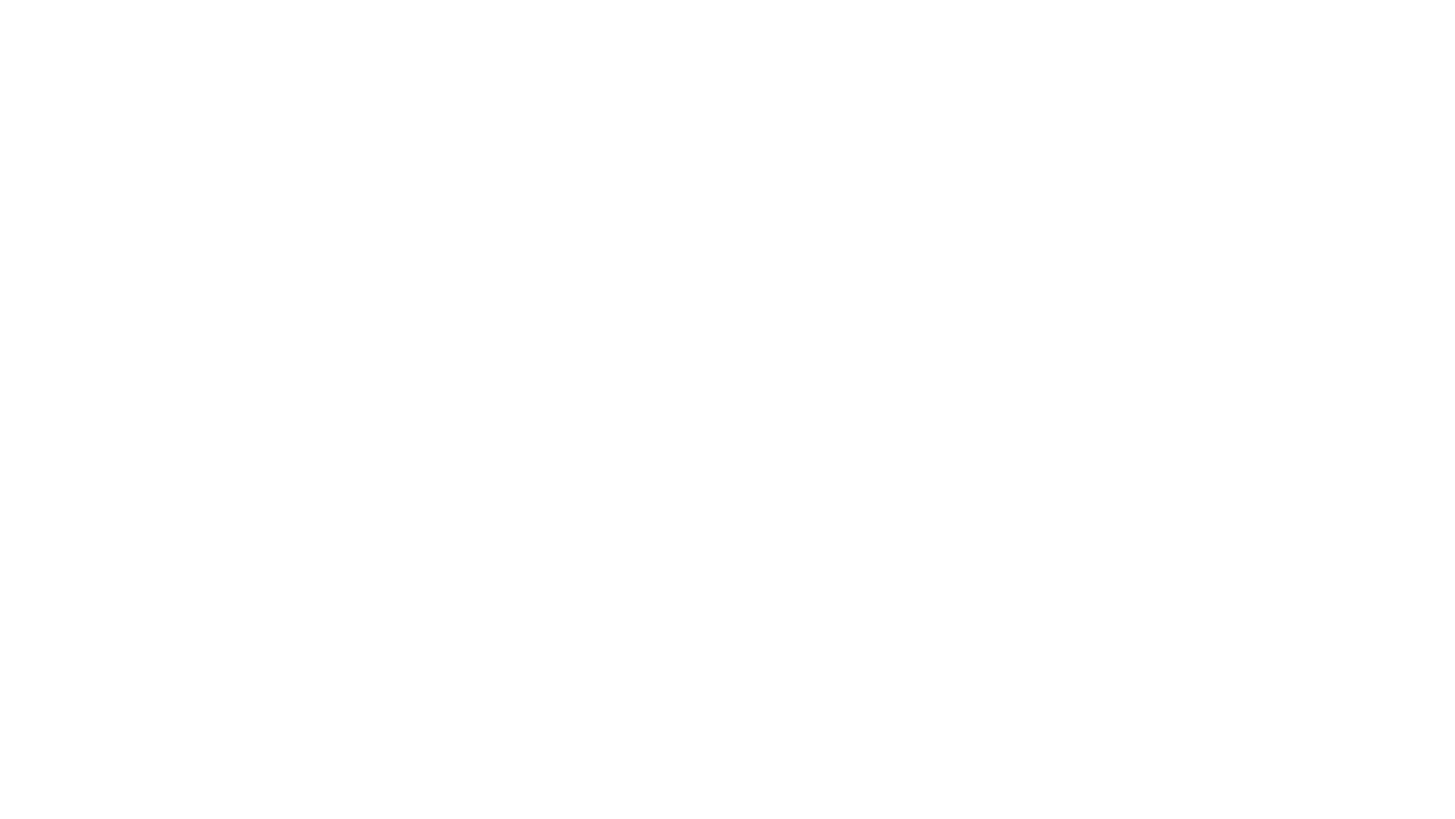
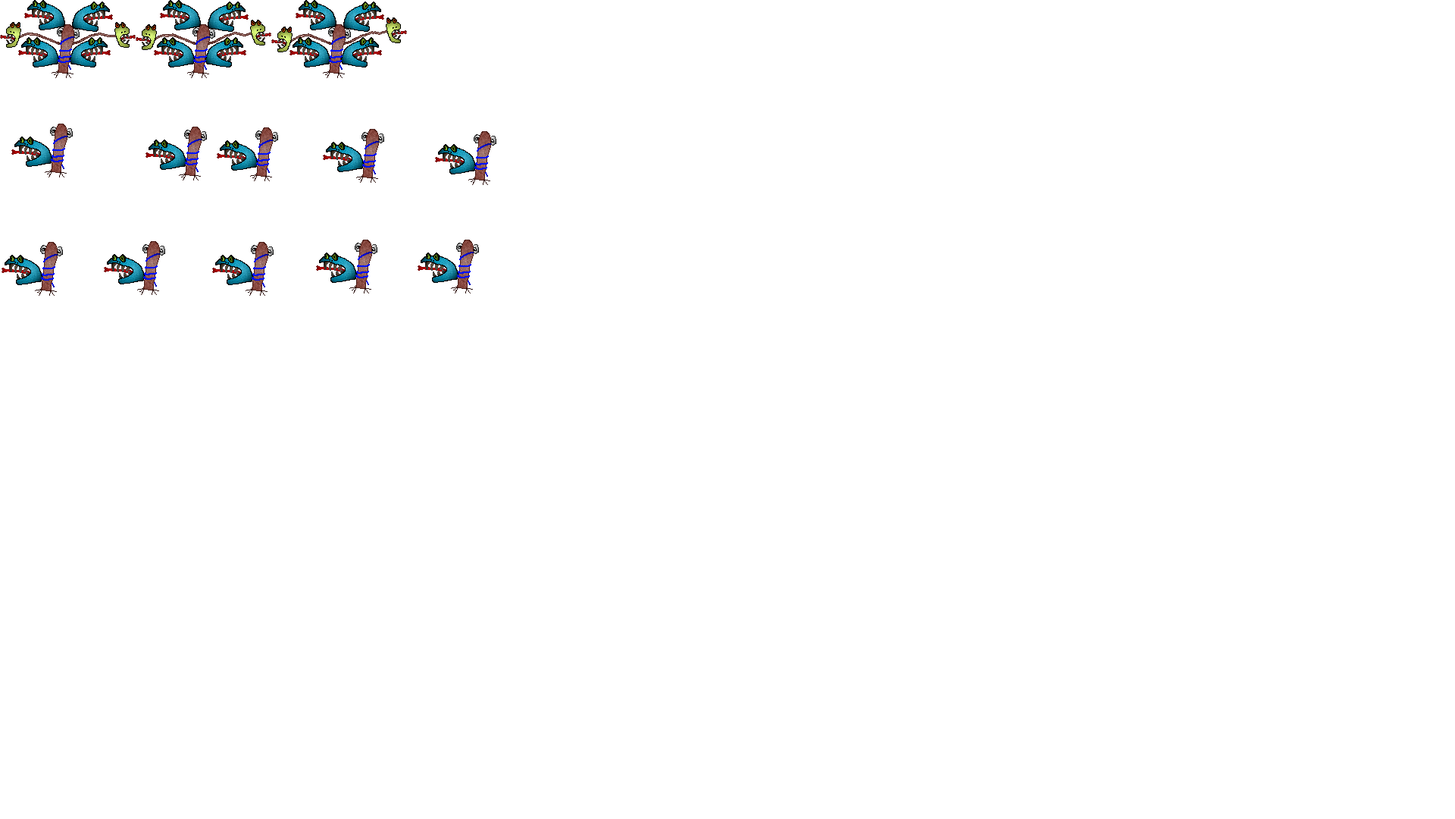
Before/after of a 1455px x 819px layered artwork. What changed in the layer stack:
added group "Heads" with 4 layers above "Body" over [1, 0, 477, 286]
added layer "Head Lower Left" in group "Heads" over [1, 37, 477, 286]
added layer "Head Lower Right" in group "Heads" over [69, 37, 383, 68]
added layer "Head Upper Right" in group "Heads" over [72, 1, 385, 32]
added layer "Head Upper Left" in group "Heads" over [24, 0, 337, 31]
added layer "Body" above "Arms" over [34, 24, 497, 296]
added group "Arms" with 4 layers over [0, 17, 408, 53]
added layer "Left Head" in group "Arms" over [0, 21, 293, 53]
added layer "Right Head" in group "Arms" over [114, 17, 408, 48]
added layer "Right Arm" in group "Arms" over [72, 30, 388, 45]
added layer "Left Arm" in group "Arms" over [19, 32, 332, 45]
